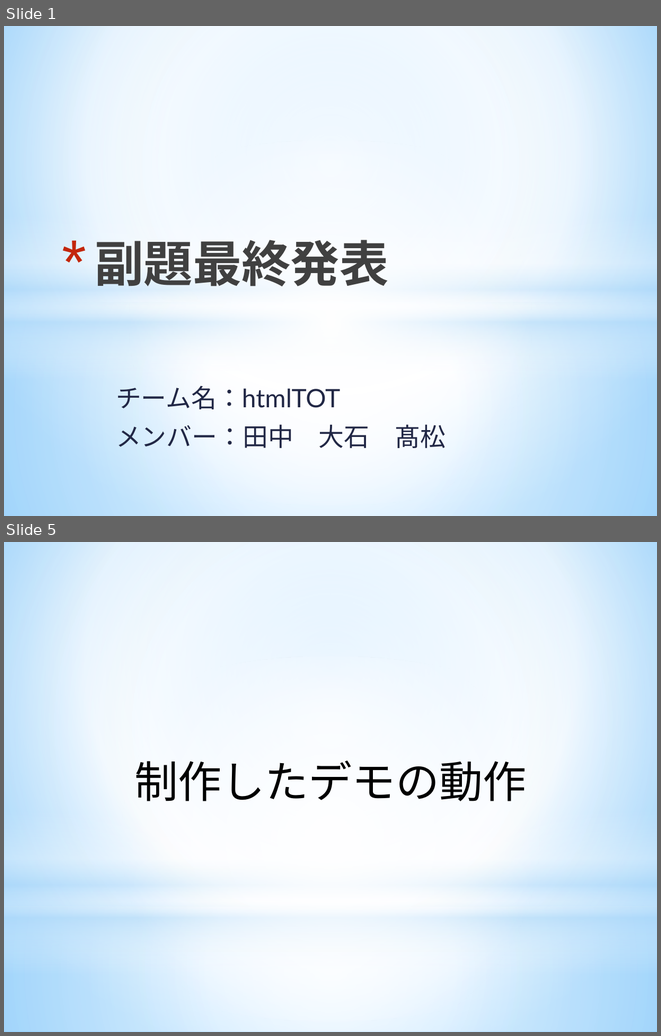
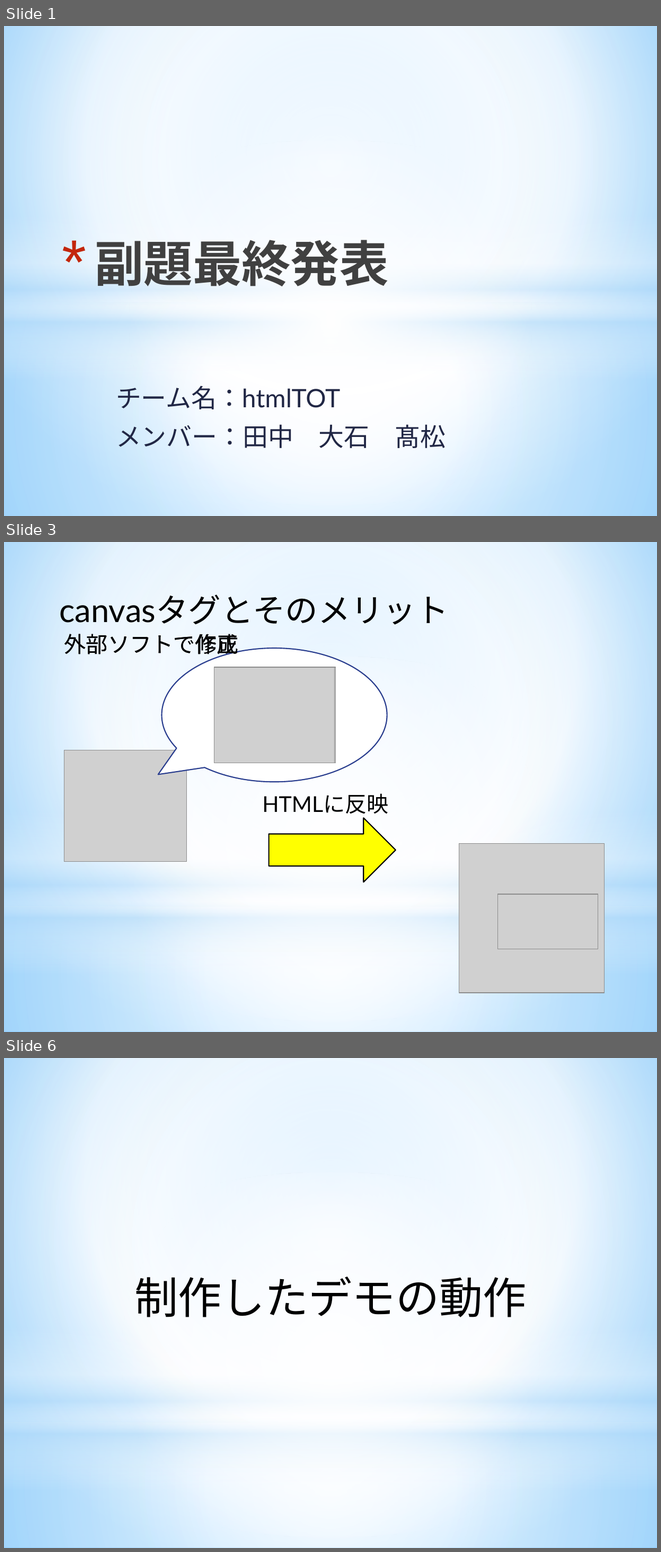
Before and after one commit to ooishitakamatutanaka/html5_final, a slide deck: 最終発表用.pptx. Shown one above the other, each under a label of ours: slides 1 and 5 before the commit, slides 1, 3 and 6 after it; the slides between them are not shown. The pictures are 661x1036 and 661x1552 pixels, drawn with LibreOffice and Linux fonts; fonts in the diff are those of the drawing; grey boxes stand for pictures. Boxes give left, top, right and bottom in pixels: in the first picture for what was removed or moved away, otherwise in the second. Text is boxed around its words. In the diff, an @@ line names an element or a change of style, - is before the commit and + after.

```diff
--- a/最終発表用.pptx
+++ b/最終発表用.pptx
@@ slide 3 added at [4, 542, 657, 1032], background gradient #9ED5FF to #FFFFFF to #5BB9FF; not listed: 4 template elements that a slide beside it also shows @@
@@ text added at [59, 594, 449, 625], 36 pt, text #000000 @@
+canvasタグとそのメリット
@@ text added at [64, 634, 239, 658], 24 pt, text #000000 @@
+外部ソフトで作成
@@ text added at [64, 634, 239, 658], 24 pt, text #000000 @@
+外部ソフトで修正
@@ speech bubble added at [162, 648, 387, 782], fill #FFFFFF, outline #2A3E8E 1.25 pt @@
@@ picture added at [214, 668, 335, 762] @@
@@ picture added at [215, 668, 336, 762] @@
@@ picture added at [64, 750, 186, 862] @@
@@ text added at [262, 793, 388, 814], 24 pt, text #000000 @@
+HTMLに反映
@@ right arrow added at [269, 818, 396, 882], fill #FFFF00, outline #000000 1.25 pt @@
@@ picture added at [459, 843, 604, 992] @@
@@ picture added at [497, 894, 598, 948] @@
@@ picture added at [497, 894, 598, 949] @@
@@ what was slide 5 is now slide 6 @@
```
Also in this commit, not shown: 3 other slides added, 3 slides removed.
